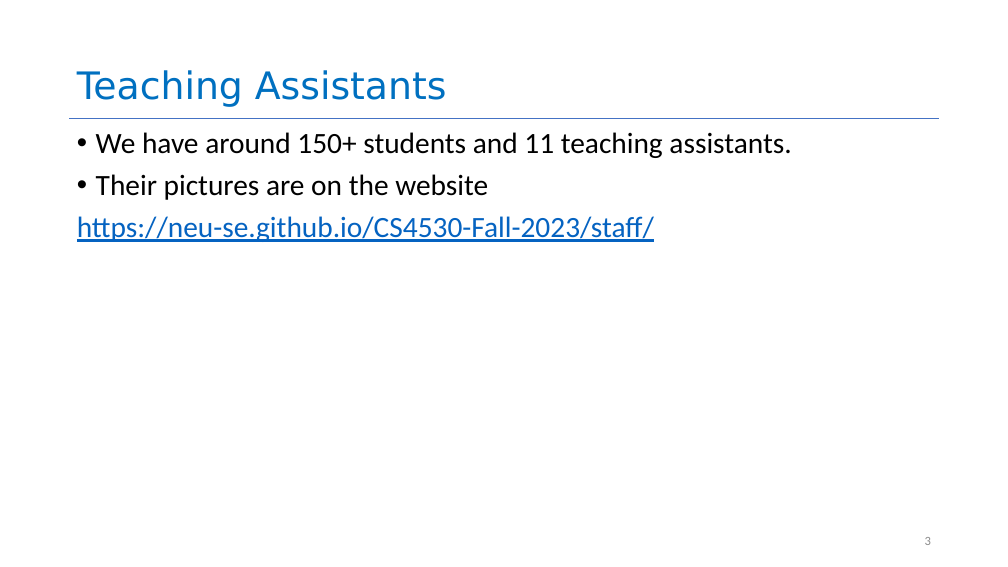
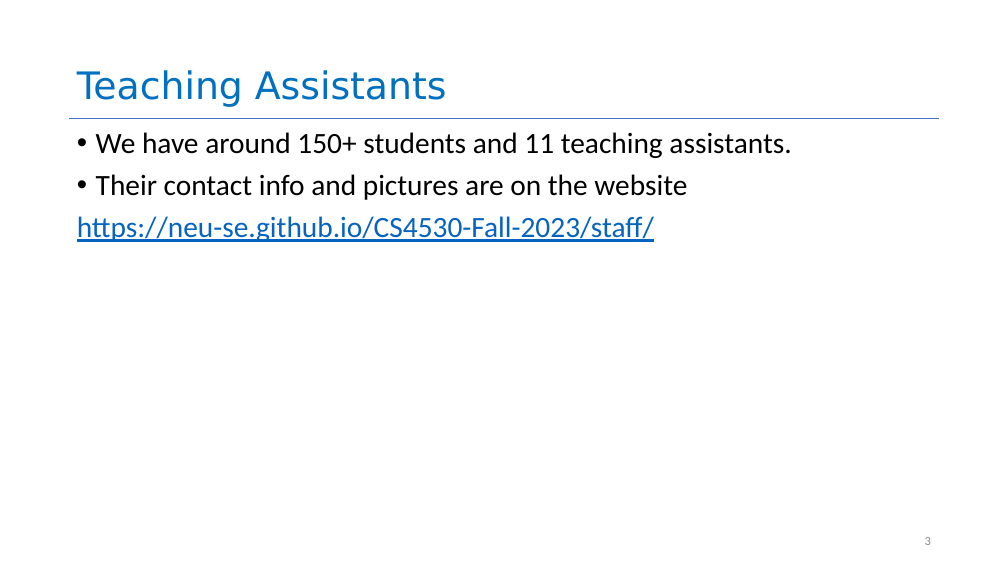
Before and after one commit to neu-se/CS4530-Fall-2023, a slide deck: slide 3 of Slides/Module 01.1 Course Introduction.pptx. Drawn at 1008x567 pixels with LibreOffice and Linux fonts; fonts in the diff are those of the drawing. Boxes give left, top, right and bottom in pixels: in the first picture for what was removed or moved away, otherwise in the second. Text is boxed around its words. In the diff, an @@ line names an element or a change of style, - is before the commit and + after.

```diff
--- a/Slides/Module 01.1 Course Introduction.pptx
+++ b/Slides/Module 01.1 Course Introduction.pptx
@@ text at (x1=96, y1=174, x2=687, y2=200): text changed @@
-• Their pictures are on the website
+• Their contact info and pictures are on the website
```
Also in this commit, not shown: 1 other slide changed, 1 other file.
